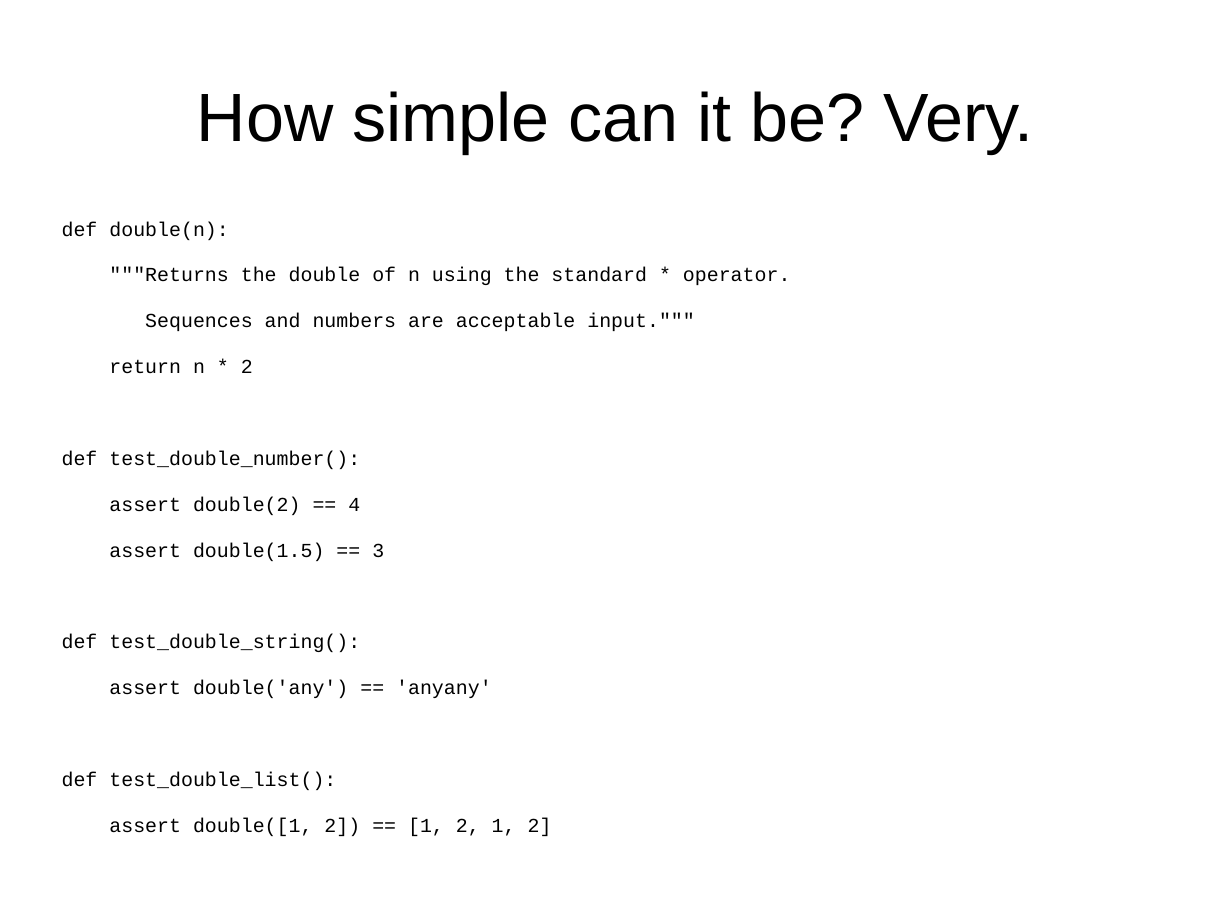
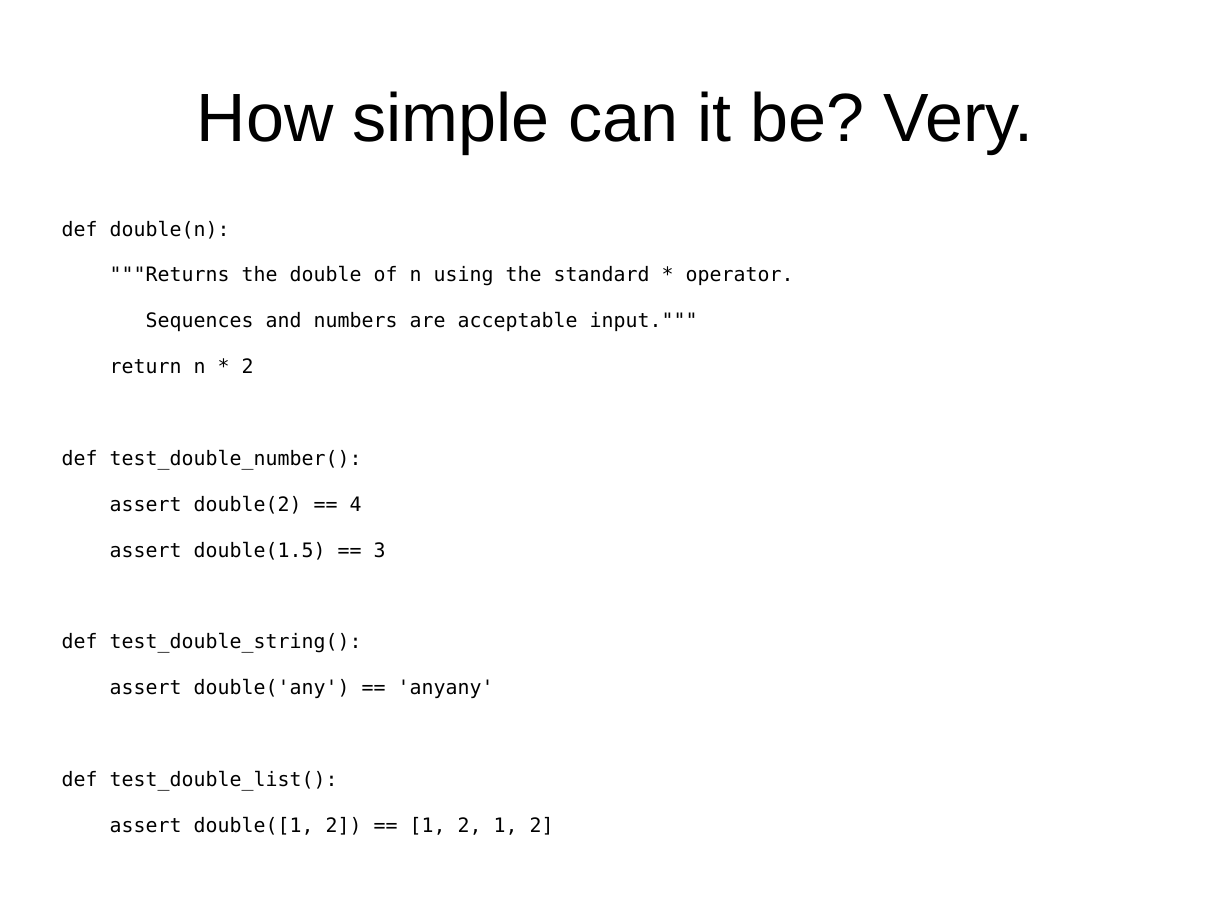
Before and after one commit to mwartell/unittest, a slide deck: slide 3 of unit-testing.odp. Drawn at 1232x924 pixels with LibreOffice and Linux fonts; fonts in the diff are those of the drawing. Boxes give left, top, right and bottom in pixels: in the first picture for what was removed or moved away, otherwise in the second. Text is boxed around its words. In the diff, an @@ line names an element or a change of style, - is before the commit and + after.

```diff
--- a/unit-testing.odp
+++ b/unit-testing.odp
@@ text "def double(n):" at (62,220,794,835): font Courier New to DejaVu Sans Mono @@
```
Also in this commit, not shown: 4 other slides changed, 2 slides added, 1 other file.
